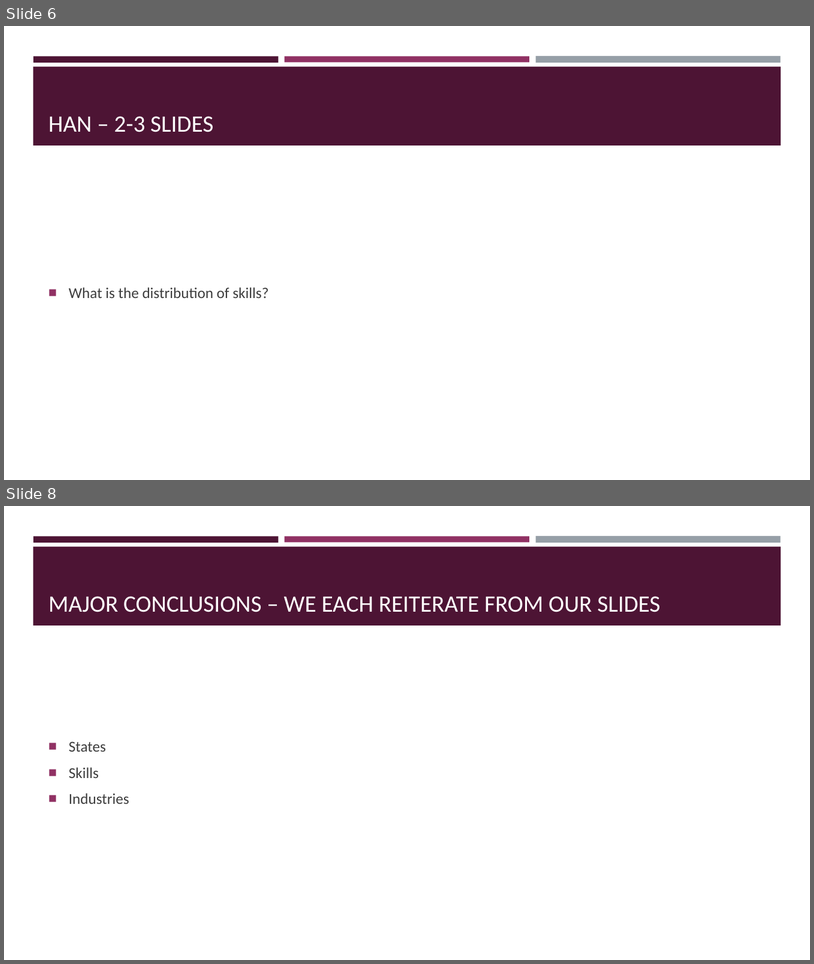
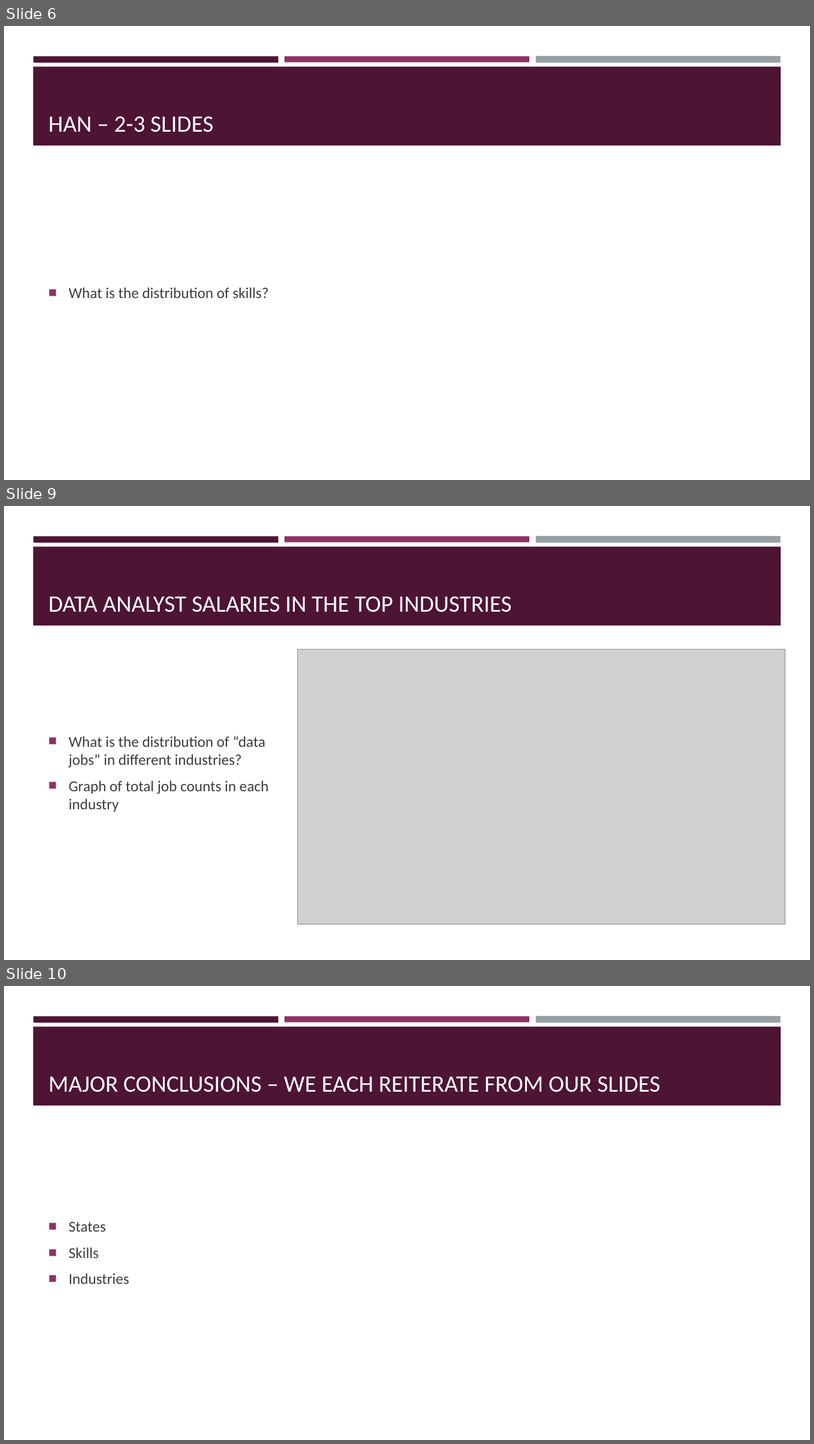
Before and after one commit to wcopeland118/Analysis-of-Data-Job-Salaries, a slide deck: Project 1 Presentation.pptx. Shown one above the other, each under a label of ours: slides 6 and 8 before the commit, slides 6, 9 and 10 after it; the slides between them are not shown. The pictures are 814x964 and 814x1444 pixels, drawn with LibreOffice and Linux fonts; fonts in the diff are those of the drawing; grey boxes stand for pictures. Boxes give left, top, right and bottom in pixels: in the first picture for what was removed or moved away, otherwise in the second. Text is boxed around its words. In the diff, an @@ line names an element or a change of style, - is before the commit and + after.

```diff
--- a/Project 1 Presentation.pptx
+++ b/Project 1 Presentation.pptx
@@ slide 9 added at (x1=4, y1=506, x2=810, y2=960), background #FFFFFF; not listed: 4 template elements that a slide beside it also shows @@
@@ title added at (x1=48, y1=596, x2=512, y2=612), 28 pt, text #FFFFFF @@
+DATA ANALYST SALARIES IN THE TOP INDUSTRIES
@@ picture added at (x1=298, y1=649, x2=786, y2=924) @@
@@ text added at (x1=69, y1=736, x2=269, y2=811), 18 pt, text #3D3D3D @@
+■ What is the distribution of “data jobs” in different industries?
+■ Graph of total job counts in each industry
@@ what was slide 8 is now slide 10 @@
```
Also in this commit, not shown: 2 slides changed, 1 other slide added.
